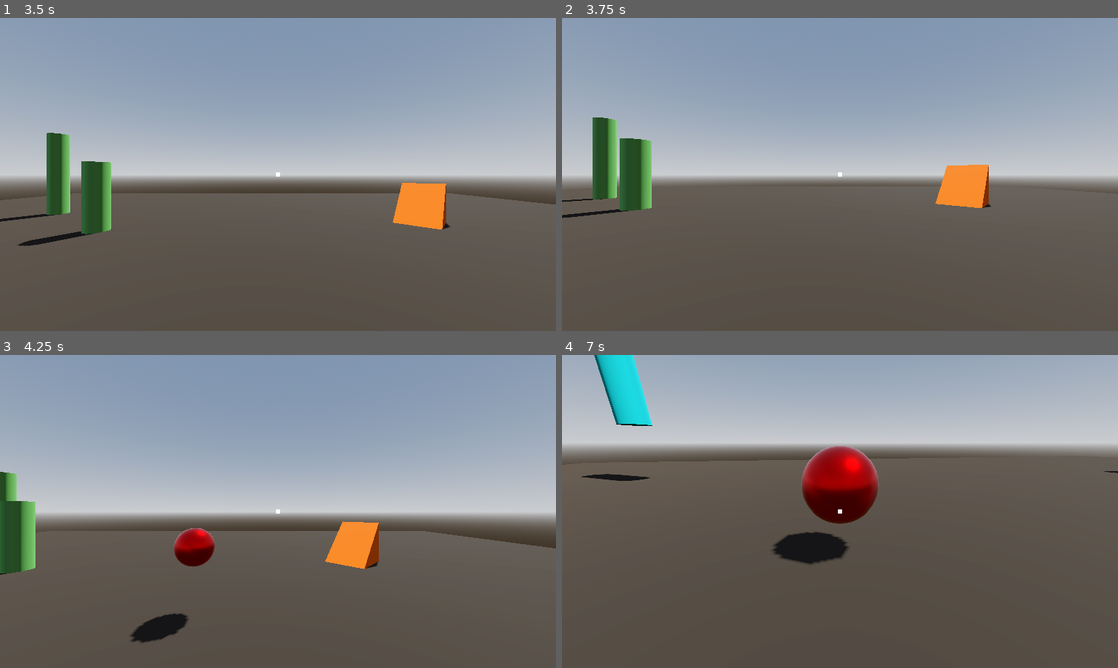
Above: before the commit, frames 1-4 (two rows, left to right).
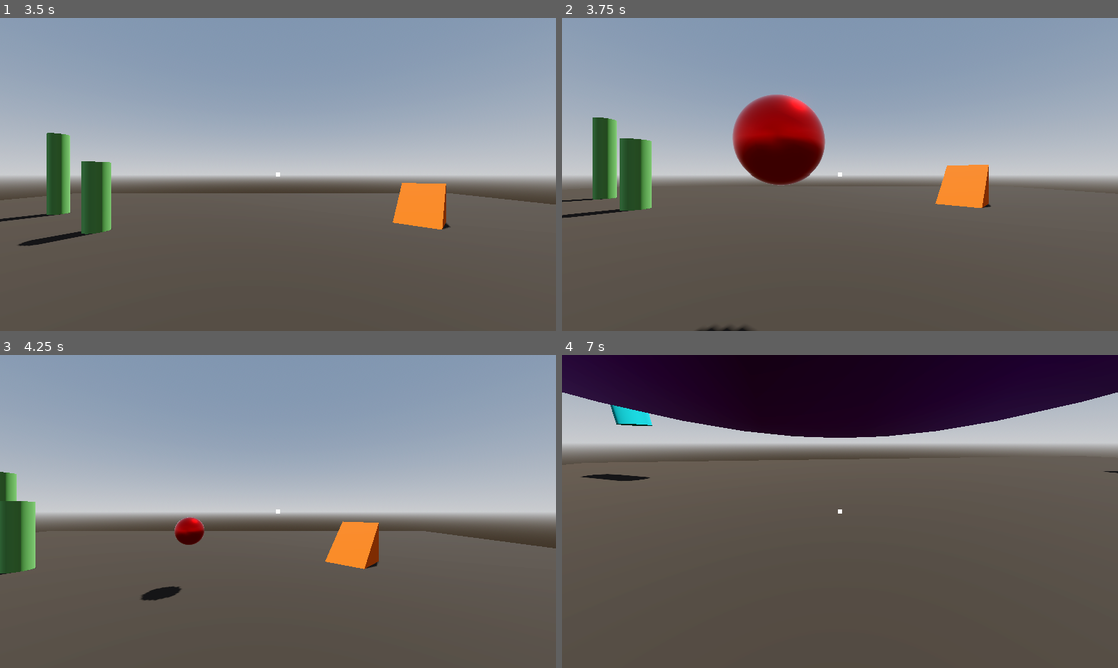
Above: after the commit, the same moments.

Repository: Isaaa43/Saudavel-e-Balanceado
Game: Godot game, scene res://cenas/main_game.tscn
Two runs of this game, one before a commit and one after it. Both use one fixed random seed, a clock stepped at 60 frames per second and the inputs below.
Inputs (mouse positions are in pixels of both pictures, inside the frame that each line leads up to):
- Up to frame 1 (3.5 s): click (278, 224) at 0.52 s; type "Alex" at 0.6 s; click "Jogar" at 1.25 s; click "Host" at 2 s; click "Começar Partida" at 2.75 s
- Up to frame 2 (3.75 s): move the mouse to (962, 158) at 3.52 s; hold D (direita) from 3.53 s (still down); right-click (962, 158) at 3.6 s
- Up to frame 3 (4.25 s): keep holding D (direita); tap Space (pular) at 3.77 s; click (400, 495) at 3.8 s
- Up to frame 4 (7 s): move the mouse to (812, 511) at 4.27 s; release D (direita) at 4.28 s; hold W (frente) from 4.28 s (still down); click (812, 511) at 4.35 s; tap Space (pular) at 4.52, 6.02, 6.77 s; tap Middle mouse button (acao_2, bound only after the commit) at 4.55, 5.1, 6.8 s; move the mouse to (851, 505) at 5.02 s; click (851, 505) at 5.17 s; right-click (851, 505) at 5.3 s; move the mouse to (834, 517) at 5.77 s; right-click (834, 517) at 5.85 s; click (834, 517) at 6.05 s; move the mouse to (878, 514) at 6.52 s; click (878, 514) at 6.6 s

Frame 1 is identical in both runs. In frame 2, 3.9% of the frame differs, in the area x 24-48%, y 24-100%; in frame 3, 1.7%; in frame 4, 25%, in the area x 0-100%, y 0-67%.

Commit message:
Adicionado feitico armadilha fura sapato
criado arquivos referentes ao feitiço fura sapato
trocado botao de lançar feitiço para M2, e added M_meio
adicionado a funcionalidade da armadilha  ser posicionada onde o jogador esta olhando

Diff:
--- a/luta-magos/cenas/game/characters/jogador.tscn
+++ b/luta-magos/cenas/game/characters/jogador.tscn
@@ -6,6 +6,7 @@
 [ext_resource type="Script" uid="uid://5lvt35ei2u2l" path="res://scripts/game/feiticos/registro_feiticos.gd" id="4_s8iyn"]
 [ext_resource type="Script" uid="uid://dnavupkg51wgc" path="res://scripts/game/feiticos/feitico_definicao_res.gd" id="5_8vvjh"]
 [ext_resource type="Resource" uid="uid://c4ct5q6ves50i" path="res://feiticos/BolaFogo/FD_bola_fogo.tres" id="6_ytj1x"]
+[ext_resource type="Resource" uid="uid://c71eh6rcojqh0" path="res://feiticos/FuraSapato/FD_fura_sapato.tres" id="7_ytj1x"]
 
 [sub_resource type="CapsuleShape3D" id="CapsuleShape3D_jbwqc"]
 
@@ -61,8 +62,13 @@
 [node name="RegFeiticos" type="Node" parent="Cabeca/Camera3D/LancadorFeiticos" unique_id=1761984231]
 script = ExtResource("4_s8iyn")
 feiticos = Dictionary[String, ExtResource("5_8vvjh")]({
-"BolaFogo": ExtResource("6_ytj1x")
+"BolaFogo": ExtResource("6_ytj1x"),
+"FuraSapato": ExtResource("7_ytj1x")
 })
+
+[node name="RayCast3D" type="RayCast3D" parent="Cabeca/Camera3D/LancadorFeiticos" unique_id=576639506]
+target_position = Vector3(0, 0, -5)
+collide_with_areas = true
 
 [node name="HudAim" type="Control" parent="Cabeca/Camera3D" unique_id=623777350]
 layout_mode = 3
--- a/luta-magos/cenas/game/game_adm.tscn
+++ b/luta-magos/cenas/game/game_adm.tscn
@@ -7,6 +7,7 @@
 [ext_resource type="Script" uid="uid://5lvt35ei2u2l" path="res://scripts/game/feiticos/registro_feiticos.gd" id="5_e2ubu"]
 [ext_resource type="Script" uid="uid://dnavupkg51wgc" path="res://scripts/game/feiticos/feitico_definicao_res.gd" id="6_ewmxn"]
 [ext_resource type="Resource" uid="uid://c4ct5q6ves50i" path="res://feiticos/BolaFogo/FD_bola_fogo.tres" id="7_p8iwo"]
+[ext_resource type="Resource" uid="uid://c71eh6rcojqh0" path="res://feiticos/FuraSapato/FD_fura_sapato.tres" id="8_ewmxn"]
 
 [node name="GameAdm" type="Node" unique_id=773607251]
 script = ExtResource("1_3lst8")
@@ -36,5 +37,6 @@
 [node name="FeiticoReg" type="Node" parent="FeiticosAdm" unique_id=802382489]
 script = ExtResource("5_e2ubu")
 feiticos = Dictionary[String, ExtResource("6_ewmxn")]({
-"BolaFogo": ExtResource("7_p8iwo")
+"BolaFogo": ExtResource("7_p8iwo"),
+"FuraSapato": ExtResource("8_ewmxn")
 })
--- /dev/null
+++ b/luta-magos/feiticos/FuraSapato/FD_fura_sapato.tres
@@ -0,0 +1,12 @@
+[gd_resource type="Resource" script_class="FeiticoDefinicaoRes" format=3 uid="uid://c71eh6rcojqh0"]
+
+[ext_resource type="Script" uid="uid://dnavupkg51wgc" path="res://scripts/game/feiticos/feitico_definicao_res.gd" id="1_h3qb0"]
+[ext_resource type="PackedScene" uid="uid://bxbxjx3vghjp8" path="res://feiticos/FuraSapato/FS_fura_sapato.tscn" id="1_pn68f"]
+
+[resource]
+script = ExtResource("1_h3qb0")
+feitico_id = "FuraSapato"
+nome = "Fura Sapato"
+feitico_tipo = 1
+feitico_scene = ExtResource("1_pn68f")
+metadata/_custom_type_script = "uid://dnavupkg51wgc"
--- /dev/null
+++ b/luta-magos/feiticos/FuraSapato/FS_fura_sapato.tscn
@@ -0,0 +1,70 @@
+[gd_scene format=3 uid="uid://bxbxjx3vghjp8"]
+
+[ext_resource type="Script" uid="uid://cogyijv0p4cgn" path="res://feiticos/FuraSapato/F_fura_sapato.gd" id="1_7d02w"]
+
+[sub_resource type="CylinderMesh" id="CylinderMesh_xe436"]
+height = 0.2
+radial_segments = 32
+rings = 2
+
+[sub_resource type="StandardMaterial3D" id="StandardMaterial3D_7d02w"]
+albedo_color = Color(0.46466672, 0, 0.68, 1)
+metallic = 1.0
+metallic_specular = 0.48
+roughness = 0.46
+
+[sub_resource type="CylinderMesh" id="CylinderMesh_7d02w"]
+top_radius = 0.0
+bottom_radius = 0.1
+height = 0.4
+
+[sub_resource type="StandardMaterial3D" id="StandardMaterial3D_f2w1e"]
+albedo_color = Color(0.8104371, 9.62615e-08, 0.42737412, 1)
+
+[sub_resource type="CylinderShape3D" id="CylinderShape3D_7d02w"]
+height = 1.0
+
+[node name="FS_FuraSapato" type="Node3D" unique_id=2102016733]
+script = ExtResource("1_7d02w")
+
+[node name="MeshInstance3D" type="MeshInstance3D" parent="." unique_id=973333432]
+mesh = SubResource("CylinderMesh_xe436")
+surface_material_override/0 = SubResource("StandardMaterial3D_7d02w")
+
+[node name="Espinhos" type="Node3D" parent="." unique_id=297862689]
+
+[node name="MeshInstance3D" type="MeshInstance3D" parent="Espinhos" unique_id=1352420255]
+transform = Transform3D(1, 0, 0, 0, 1, 0, 0, 0, 1, 0, 0.2, 0)
+mesh = SubResource("CylinderMesh_7d02w")
+surface_material_override/0 = SubResource("StandardMaterial3D_f2w1e")
+
+[node name="MeshInstance3D2" type="MeshInstance3D" parent="Espinhos" unique_id=1739246033]
+transform = Transform3D(1, 0, 0, 0, 1, 0, 0, 0, 1, 0.2387259, 0.2, -0.27394772)
+mesh = SubResource("CylinderMesh_7d02w")
+surface_material_override/0 = SubResource("StandardMaterial3D_f2w1e")
+
+[node name="MeshInstance3D3" type="MeshInstance3D" parent="Espinhos" unique_id=750582542]
+transform = Transform3D(1, 0, 0, 0, 1, 0, 0, 0, 1, -0.21720135, 0.2, -0.27003413)
+mesh = SubResource("CylinderMesh_7d02w")
+surface_material_override/0 = SubResource("StandardMaterial3D_f2w1e")
+
+[node name="MeshInstance3D4" type="MeshInstance3D" parent="Espinhos" unique_id=1395450309]
+transform = Transform3D(1, 0, 0, 0, 1, 0, 0, 0, 1, -0.2700342, 0.2, 0.26220715)
+mesh = SubResource("CylinderMesh_7d02w")
+surface_material_override/0 = SubResource("StandardMaterial3D_f2w1e")
+
+[node name="MeshInstance3D5" type="MeshInstance3D" parent="Espinhos" unique_id=1137226610]
+transform = Transform3D(1, 0, 0, 0, 1, 0, 0, 0, 1, 0.2250284, 0.2, 0.24655303)
+mesh = SubResource("CylinderMesh_7d02w")
+surface_material_override/0 = SubResource("StandardMaterial3D_f2w1e")
+
+[node name="Area3D" type="Area3D" parent="." unique_id=1283389762]
+collision_layer = 257
+collision_mask = 16
+
+[node name="CollisionShape3D" type="CollisionShape3D" parent="Area3D" unique_id=2018975955]
+transform = Transform3D(1, 0, 0, 0, 1, 0, 0, 0, 1, 0, 0.3, 0)
+shape = SubResource("CylinderShape3D_7d02w")
+
+[connection signal="body_entered" from="Area3D" to="." method="_on_body_entered"]
+[connection signal="body_exited" from="Area3D" to="." method="_on_body_exited"]
--- /dev/null
+++ b/luta-magos/feiticos/FuraSapato/F_fura_sapato.gd
@@ -0,0 +1,44 @@
+extends Feitico
+
+@export var damage: float = 12.0
+
+@onready var espinhos: Node3D = $Espinhos
+
+func _ready() -> void:
+	espinhos.hide()
+
+
+## Cria a magia, antes de lancar
+func criar() -> void:
+	look_at(direcao, Vector3.UP)
+	global_position = posicao_global_inicial
+
+## Lanca a magia
+func lancar() -> void:
+	criar()
+	pass
+
+## Ao colidir com objetos
+func colidir() -> void:
+	pass
+
+## Ao acertar um objeto
+func acertar() -> void:
+	pass
+
+## Aplicar os efeitos do feitico no alvo
+func aplicar_efeito() -> void:
+	pass
+
+func _on_body_entered(body: Node3D) -> void:
+	if not (body is Jogador): return
+	var jog : Jogador = body
+	if int(jog.name) == criador: return
+
+	espinhos.show()
+	jog.levar_dano(damage)
+
+
+func _on_body_exited(body: Node3D) -> void:
+	if not (body is Jogador): return
+	espinhos.hide()
--- a/luta-magos/project.godot
+++ b/luta-magos/project.godot
@@ -78,7 +78,12 @@
 }
 acao={
 "deadzone": 0.2,
-"events": [Object(InputEventMouseButton,"resource_local_to_s …(202 unchanged characters)… ctor2(0, 0),"factor":1.0,"button_index":1,"canceled":false,"pressed":false,"double_click":false,"script":null)
+"events": [Object(InputEventMouseButton,"resource_local_to_s …(202 unchanged characters)… ctor2(0, 0),"factor":1.0,"button_index":2,"canceled":false,"pressed":false,"double_click":false,"script":null)
+]
+}
+acao_2={
+"deadzone": 0.2,
+"events": [Object(InputEventMouseButton,"resource_local_to_scene":false,"resource_name":"","device":-1,"window_id":0,"alt_pressed":false,"shift_pressed":false,"ctrl_pressed":false,"meta_pressed":false,"button_mask":0,"position":Vector2(0, 0),"global_position":Vector2(0, 0),"factor":1.0,"button_index":3,"canceled":false,"pressed":false,"double_click":false,"script":null)
 ]
 }
 debug={
--- a/luta-magos/scripts/game/characters/lancador_feiticos.gd
+++ b/luta-magos/scripts/game/characters/lancador_feiticos.gd
@@ -2,12 +2,16 @@
 extends Node3D
 
 @export var spell_registry: RegistroFeiticos
+
+@onready var ray_cast_visao: RayCast3D = $RayCast3D
 
 var _cooldowns: Dictionary = {}
 
 func _input(_event: InputEvent) -> void:
 	if Input.is_action_just_pressed("acao"):
 		_lancar_feitico_escolhido("BolaFogo")
+	if Input.is_action_just_pressed("acao_2"):
+		_lancar_feitico_escolhido("FuraSapato")
 
 func _process(delta: float) -> void:
 	for id in _cooldowns:
@@ -34,7 +38,11 @@
 		Feitico.Tipo.INSTANTANEO:
 			pass
 		Feitico.Tipo.POSICIONADO:
-			pass
+			ray_cast_visao.force_raycast_update()
+			if ray_cast_visao.is_colliding():
+				var posicao := ray_cast_visao.get_collision_point()
+				feitico_contexto.posicao_global_inicial = posicao
+				feitico_contexto.direcao = Vector3.FORWARD
 		Feitico.Tipo.EFEITO:
 			pass
 
Not shown, added: luta-magos/feiticos/FuraSapato/F_fura_sapato.gd.uid
